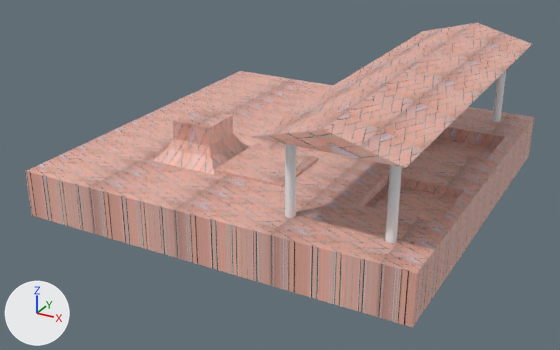
Before and after pictures for a commit that changed the OBJ model Project/models/road/forum.obj.
Camera for both pictures: a camera (50 mm lens) standing at (11.98, -23.44, 10.21) and looking at (-0.31, -1.1, -0.96). Arrows for +X, +Y and +Z are at lower left; the lights stay in place. Where no turn or scale is listed for an object, it has been applied to the vertices.

The older version as bpy lines, for what is in view:
```python
me_cube_cube_001 = bpy.data.meshes.new('Cube_Cube.001')
me_cube_cube_001.from_pydata(...)  # 8 vertices, 6 faces; spans x 1.93..6.33, y -6.89..6.89, z 2.85..3.42
me_cube_cube_001.materials.append(mat_material_003)
me_cylinder = bpy.data.meshes.new('Cylinder')
me_cylinder.from_pydata(...)  # 520 vertices, 398 faces; spans x 2.22..5.99, y -6.33..6.33, z -0.12..2.84
me_cylinder.materials.append(mat_material_002)
me_plane = bpy.data.meshes.new('Plane')
me_plane.from_pydata(...)  # 2514 vertices, 2512 faces; spans x -6.8..6.8, y -6.8..6.8, z -2.07..1.27
me_plane.materials.append(mat_material_001)
ob_cube_cube_001 = bpy.data.objects.new('Cube_Cube.001', me_cube_cube_001)
ob_cube_cube_001.location = (0.0, 0.0, 0.0)
ob_cylinder = bpy.data.objects.new('Cylinder', me_cylinder)
ob_cylinder.location = (0.0, 0.0, 0.0)
ob_plane = bpy.data.objects.new('Plane', me_plane)
ob_plane.location = (0.0, 0.0, 0.0)
```
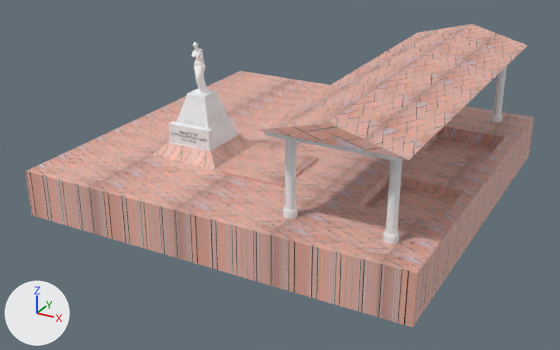
What differs and where, as boxes (x1, y1, x2, y2) in the pictures (560 x 350 px):
'Cube_Cube.001', mesh rescaled (6% shorter): before (249, 23, 532, 168); after (256, 24, 528, 160)
'Cube.001_Cube', added: after (169, 89, 238, 151)
'12328_Statue_v1_L2', added: after (191, 42, 207, 93)
'Text_Project_Created_by', added: after (171, 131, 207, 143)
part 2 of me_plane, cut back: before (135, 109, 270, 179); after (135, 135, 270, 179)

What changed in the scene script:
```text
Add img_statue_specular_png:
    img_statue_specular_png = load_image('statue_specular.png', 'statue_specular.png', 1024, 1024, 'sRGB')
Add mat_material_004:
    mat_material_004 = principled_material('Material.004')
    mat_material_004.base_color = (0.0, 0.0, 0.0)  # black #000000
    mat_material_004.roughness = 0.526
Add mat_12328_statue:
    mat_12328_statue = bpy.data.materials.new('12328_Statue')
    mat_12328_statue.use_nodes = True; mat_12328_statue.node_tree.nodes.clear()
    _N = mat_12328_statue.node_tree.nodes; _L = mat_12328_statue.node_tree.links
    n0 = _N.new('ShaderNodeBsdfPrincipled'); n0.name = 'Principled BSDF'
    n0.inputs[0].default_value = (1.0, 1.0, 1.0, 1.0)  # 'Base Color', white #ffffff
    n0.inputs[2].default_value = 0.9  # 'Roughness'
    n1 = _N.new('ShaderNodeOutputMaterial'); n1.name = 'Material Output'
    n2 = _N.new('ShaderNodeTexImage'); n2.name = 'Image Texture.001'
    n2.image = img_statue_specular_png
    _L.new(n2.outputs[0], n0.inputs[13])  # 'Color' to 'Specular IOR Level'
    _L.new(n0.outputs[0], n1.inputs[0])  # 'BSDF' to 'Surface'
Change me_cube_cube_001:
    where me_cube_cube_001.from_pydata(...)  # 8 vertices, 6 faces; spans x 1.93..6.33, y -6.89..6.89, z 2.85..3.42
    used by ob_cube_cube_001; location = (0.0, 0.0, 0.0)
    me_cube_cube_001 part 1: the whole mesh is scaled about its middle by (1, 0.94, 1), then moved by (-0.1, 0.11, 0.0)
Change me_plane:
    used by ob_plane; location = (0.0, 0.0, 0.0)
    remove me_plane.from_pydata(...)  # 2514 vertices, 2512 faces; spans x -6.8..6.8, y -6.8..6.8, z -2.07..1.27
    add me_plane.from_pydata(...)  # 2441 vertices, 2429 faces; spans x -6.8..6.8, y -6.8..6.8, z -2.07..0.51
    me_plane part 2
    93 vertices are removed from x -3.46..-1.64, y -3.46..-1.64, z 0.29..1.27
    108 faces are deleted
    28 vertices in x -3.82..-1.27, y -3.82..-1.27, z -0.12..0.29 move by (0.0, 0.0, 0.22)
    20 vertices are added at x -3.46..-1.64, y -3.46..-1.64, z 0.51
    25 new faces join them
Add me_text_project_created_by:
    me_text_project_created_by.from_pydata(...)  # 702 vertices, 957 faces; spans x -3.293..-1.815, y -3.434..-3.329, z 0.688..1.024
    me_text_project_created_by.materials.append(mat_material_004)  # black #000000
Add me_cube_001_cube:
    me_cube_001_cube.from_pydata(...)  # 1005 vertices, 946 faces; spans x -3.45..-1.63, y -3.47..-1.66, z 0.39..2.2
    me_cube_001_cube.materials.append(mat_material_002)
Add me_12328_statue_v1_l2:
    me_12328_statue_v1_l2.from_pydata(...)  # 17350 vertices, 17348 faces; spans x -2.87..-2.34, y -2.82..-2.31, z 2.16..3.9
    me_12328_statue_v1_l2.materials.append(mat_12328_statue)  # its picture is missing
Add ob_text_project_created_by:
    ob_text_project_created_by = bpy.data.objects.new('Text_Project_Created_by', me_text_project_created_by)
    ob_text_project_created_by.location = (0.0, 0.0, 0.0)
Add ob_cube_001_cube:
    ob_cube_001_cube = bpy.data.objects.new('Cube.001_Cube', me_cube_001_cube)
    ob_cube_001_cube.location = (0.0, 0.0, 0.0)
Add ob_12328_statue_v1_l2:
    ob_12328_statue_v1_l2 = bpy.data.objects.new('12328_Statue_v1_L2', me_12328_statue_v1_l2)
    ob_12328_statue_v1_l2.location = (0.0, 0.0, 0.0)
```
